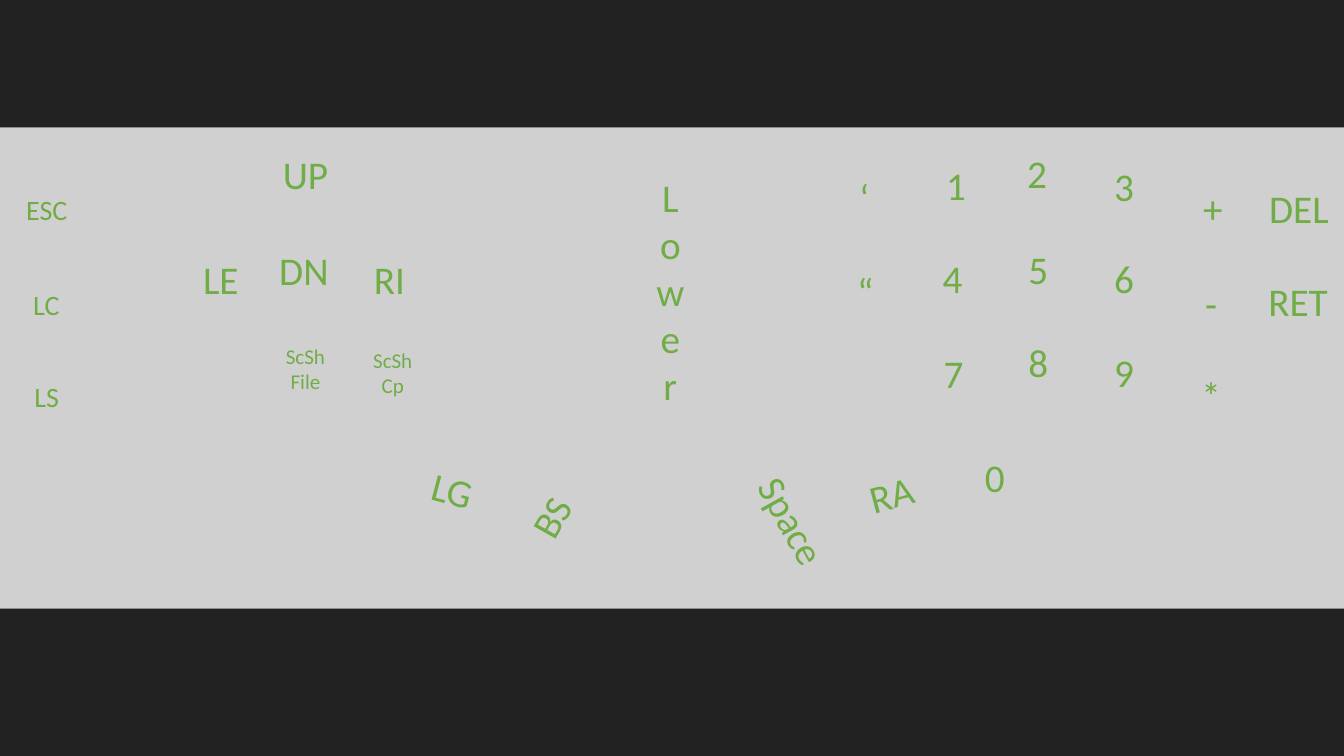
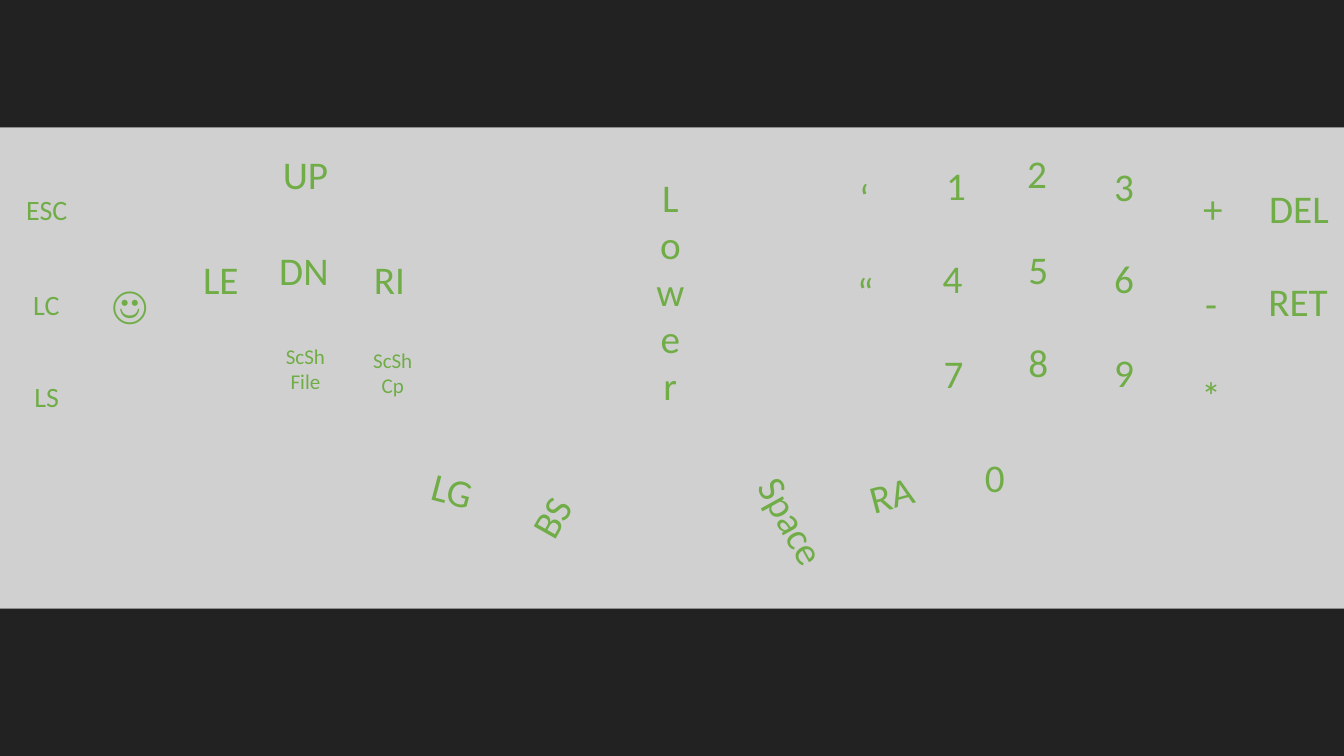
Before and after one commit to KarasVladyslav/ZMK_branch, a slide deck: slide 2 of crkbd layout.pptx. Drawn at 1344x756 pixels with LibreOffice and Linux fonts; fonts in the diff are those of the drawing; grey boxes stand for pictures. Boxes give left, top, right and bottom in pixels: in the first picture for what was removed or moved away, otherwise in the second. Text is boxed around its words. In the diff, an @@ line names an element or a change of style, - is before the commit and + after.

```diff
--- a/crkbd layout.pptx
+++ b/crkbd layout.pptx
@@ text added at box(96, 275, 163, 333), 28 pt, text #70AD47 @@
+☺
```
Also in this commit, not shown: 2 other files.
